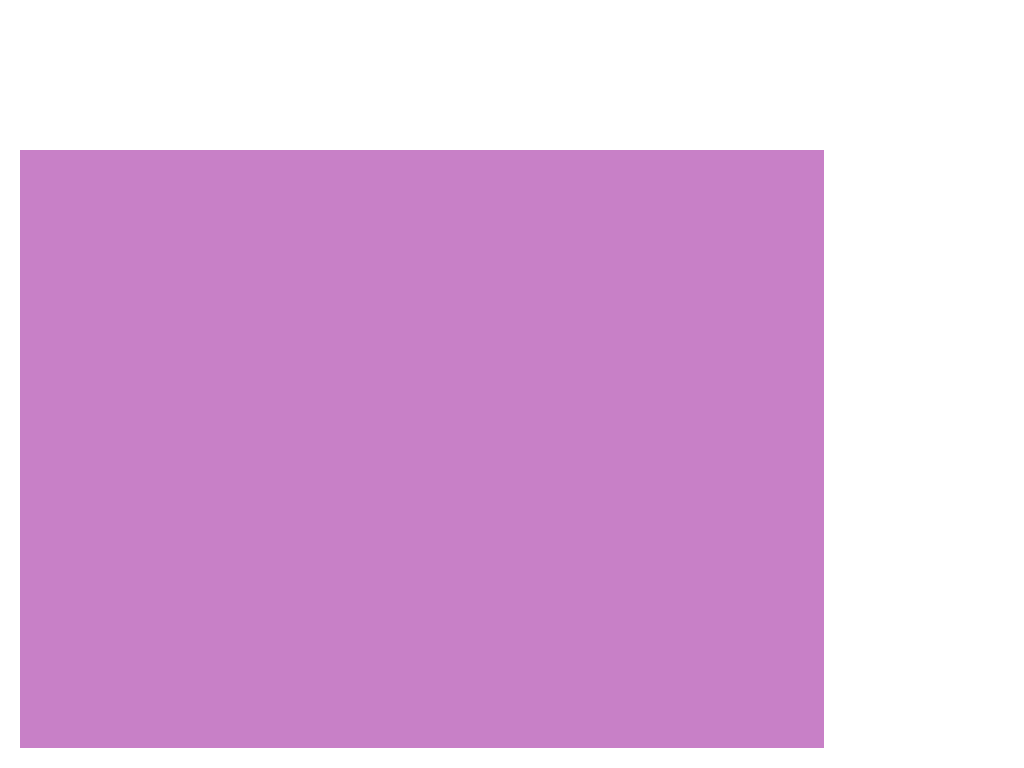
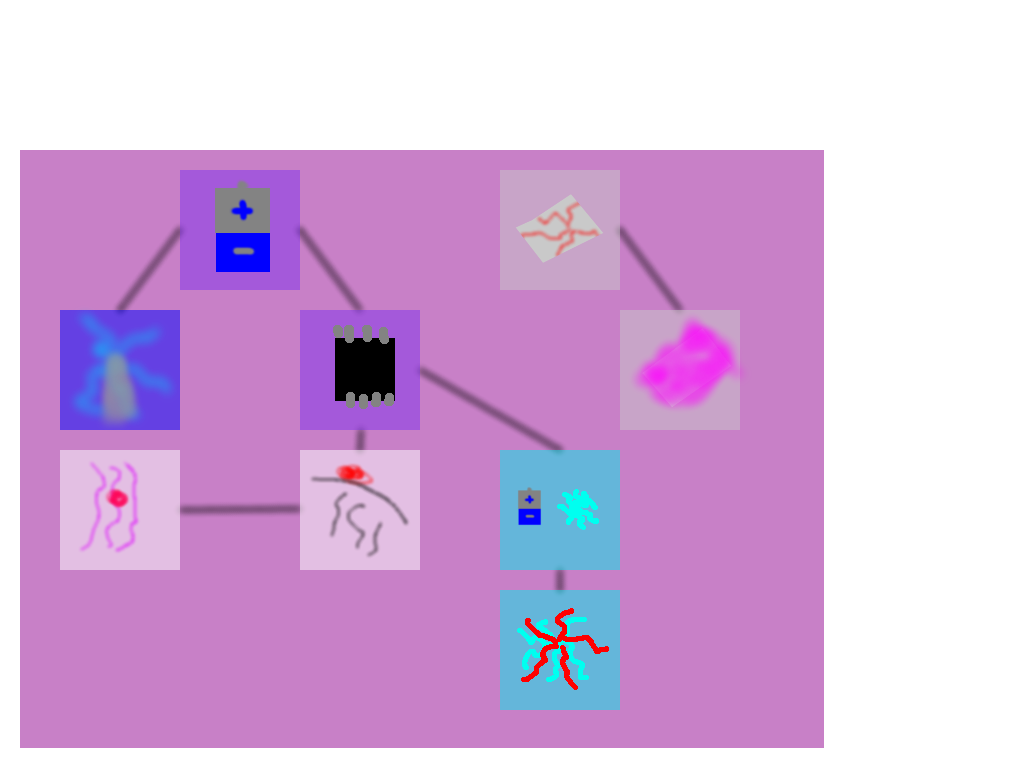
Two versions of the same layered image (1024 × 768). Layer-by-layer changes:
added layer "Buttons" above "ButtonBG" over [66, 178, 749, 690]
added layer "ButtonBG" above "Connections" over [60, 170, 740, 710]
added layer "Connections" above "Background" over [111, 221, 689, 599]
